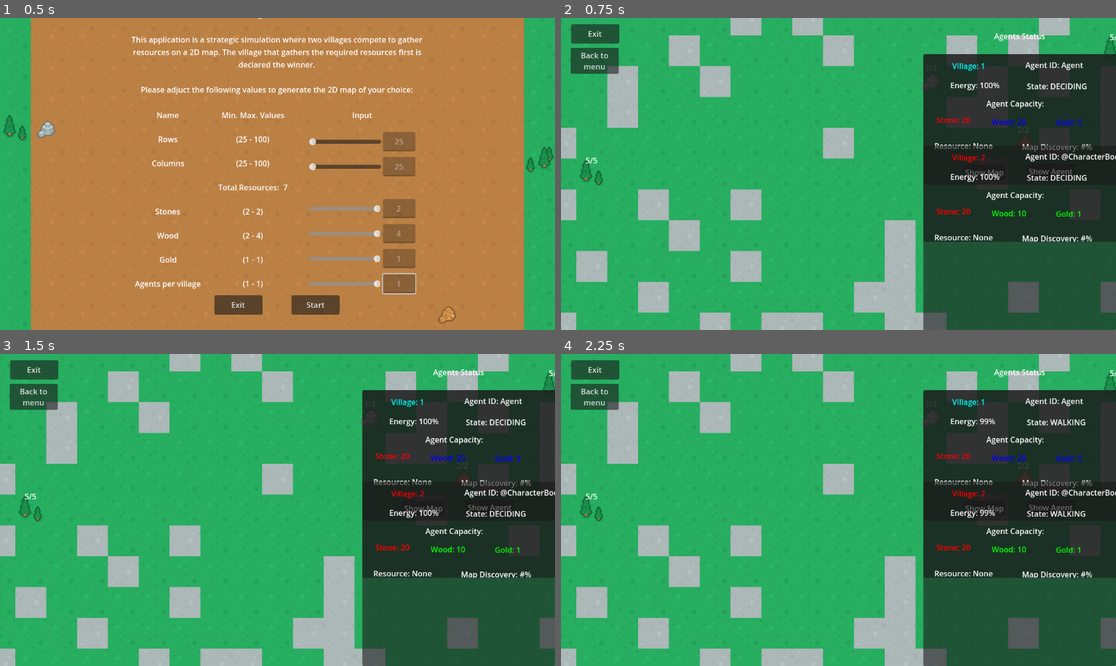
Above: before the commit, frames 1-4 (two rows, left to right).
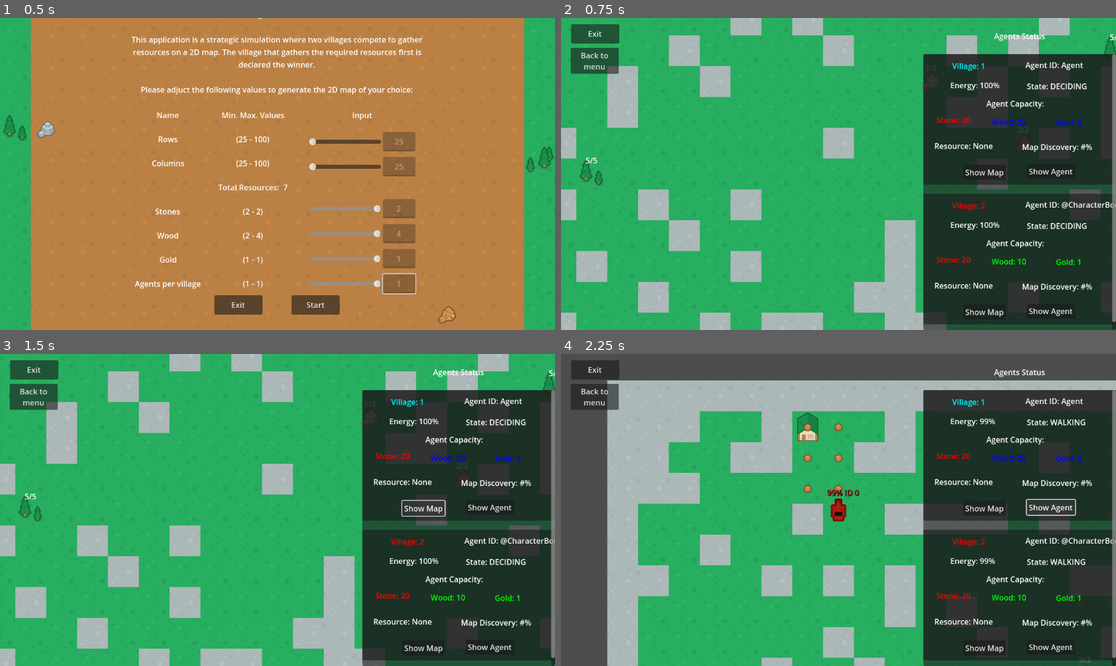
Above: after the commit, the same moments.

Repository: ApostolisSiampanis/intelligent-agents
Game: Godot game, scene res://scenes/input_screen.tscn
Same seed, same stepped clock (60 frames per second), same inputs: the game is played once before the commit and once after it.
Inputs:
- Up to frame 1 (0.5 s): no input
- Up to frame 2 (0.75 s): click "Start" at 0.5 s
- Up to frame 3 (1.5 s): click "Show Map" at 1.25 s
- Up to frame 4 (2.25 s): click "Show Agent" at 2 s

Frame 1 is identical in both runs. In frame 2, 12% of the frame differs, in the area x 65-100%, y 11-100%; in frame 3, 13%; in frame 4, 55%, in the area x 0-100%, y 0-100%.

Commit message:
- change the size of the info_labels

Diff:
--- a/scenes/map_generator.tscn
+++ b/scenes/map_generator.tscn
@@ -112,7 +112,7 @@
 unique_name_in_owner = true
 y_sort_enabled = true
 clip_contents = true
-custom_minimum_size = Vector2(400, 200)
+custom_minimum_size = Vector2(400, 400)
 layout_direction = 2
 layout_mode = 2
 theme_override_constants/separation = -10
--- a/scripts/map_generator.gd
+++ b/scripts/map_generator.gd
@@ -97,7 +97,7 @@
 		margin_container.add_child(info_card)
 
 		# Add spacing (adjust the values to your preference)
-		margin_container.add_theme_constant_override("margin_bottom", 200)
+		margin_container.add_theme_constant_override("margin_bottom", 300)
 
 		# Add the margin container to the VBoxContainer
 		v_box_container_info_cards.add_child(margin_container)
